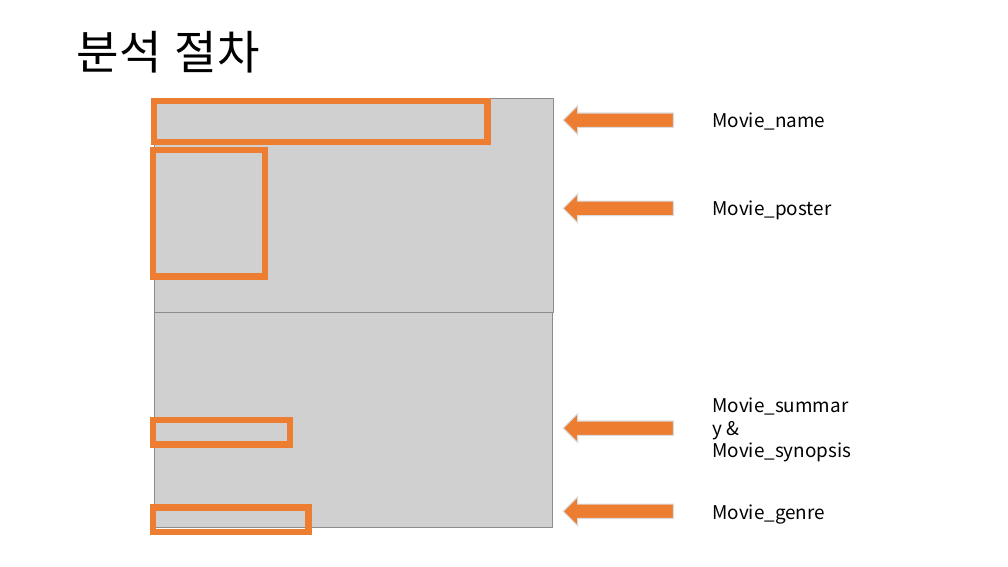
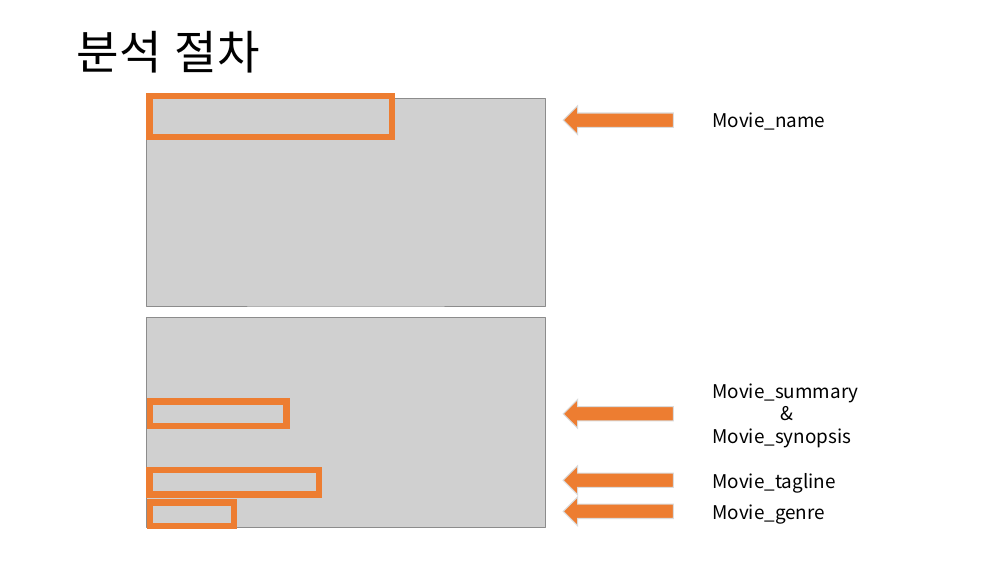
Before and after one commit to DHK810/AIcopywriter, a slide deck: slide 5 of aicopywriter프로젝트진행절차.pptx. Drawn at 1008x567 pixels with LibreOffice and Linux fonts; fonts in the diff are those of the drawing; grey boxes stand for pictures. Boxes give left, top, right and bottom in pixels: in the first picture for what was removed or moved away, otherwise in the second. Text is boxed around its words. In the diff, an @@ line names an element or a change of style, - is before the commit and + after.

```diff
--- a/aicopywriter프로젝트진행절차.pptx
+++ b/aicopywriter프로젝트진행절차.pptx
@@ picture: place and size @@
-picture at bbox=[154, 98, 554, 313]
+picture at bbox=[147, 98, 545, 306]
@@ rectangle: place and size @@
-rectangle at bbox=[154, 101, 488, 142]
+rectangle at bbox=[150, 96, 392, 137]
@@ rectangle removed at bbox=[154, 150, 265, 277] @@
@@ text removed at bbox=[712, 200, 831, 220] @@
-Movie_poster
@@ picture: place and size @@
-picture at bbox=[154, 313, 553, 528]
+picture at bbox=[147, 317, 545, 527]
@@ text at bbox=[712, 383, 858, 448]: text changed @@
-Movie_summary & Movie_synopsis
+Movie_summary
+&
+Movie_synopsis
@@ rectangle: place and size @@
-rectangle at bbox=[154, 420, 290, 445]
+rectangle at bbox=[150, 402, 287, 426]
@@ right arrow: place and size @@
-right arrow at bbox=[563, 414, 674, 442]
+right arrow at bbox=[563, 399, 674, 428]
@@ rectangle added at bbox=[150, 470, 319, 495], outline #ED7D31 6 pt @@
@@ right arrow: place and size @@
-right arrow at bbox=[563, 194, 674, 223]
+right arrow at bbox=[563, 466, 674, 495]
@@ text added at bbox=[712, 473, 835, 493], 18 pt, text #000000 @@
+Movie_tagline
@@ rectangle: place and size @@
-rectangle at bbox=[154, 507, 309, 532]
+rectangle at bbox=[150, 503, 234, 526]
```
Also in this commit, not shown: 5 other slides changed, 4 slides added, 1 other file.
